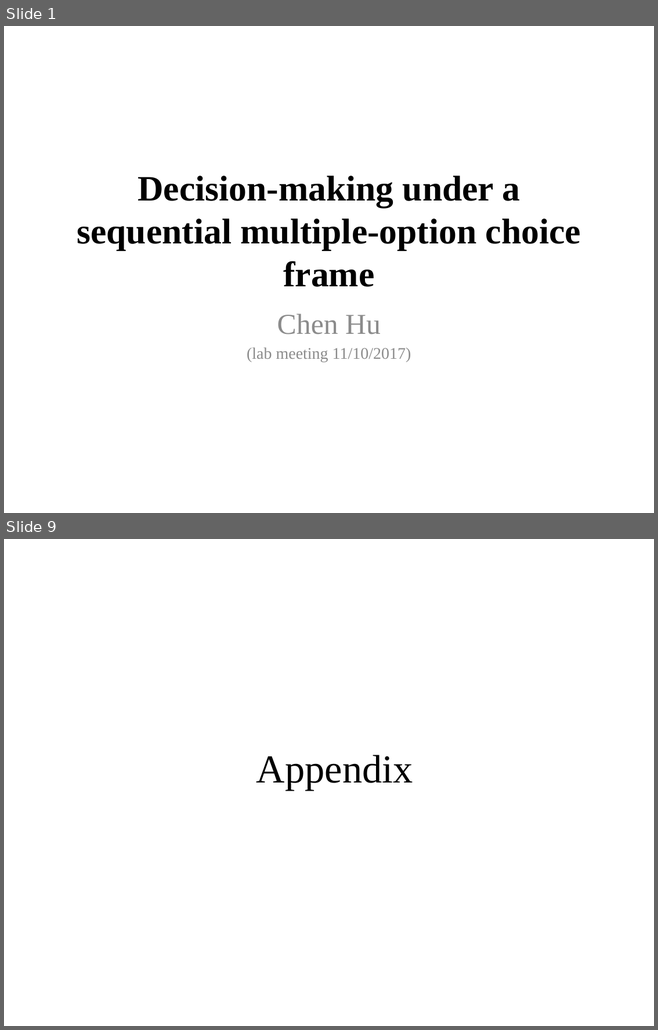
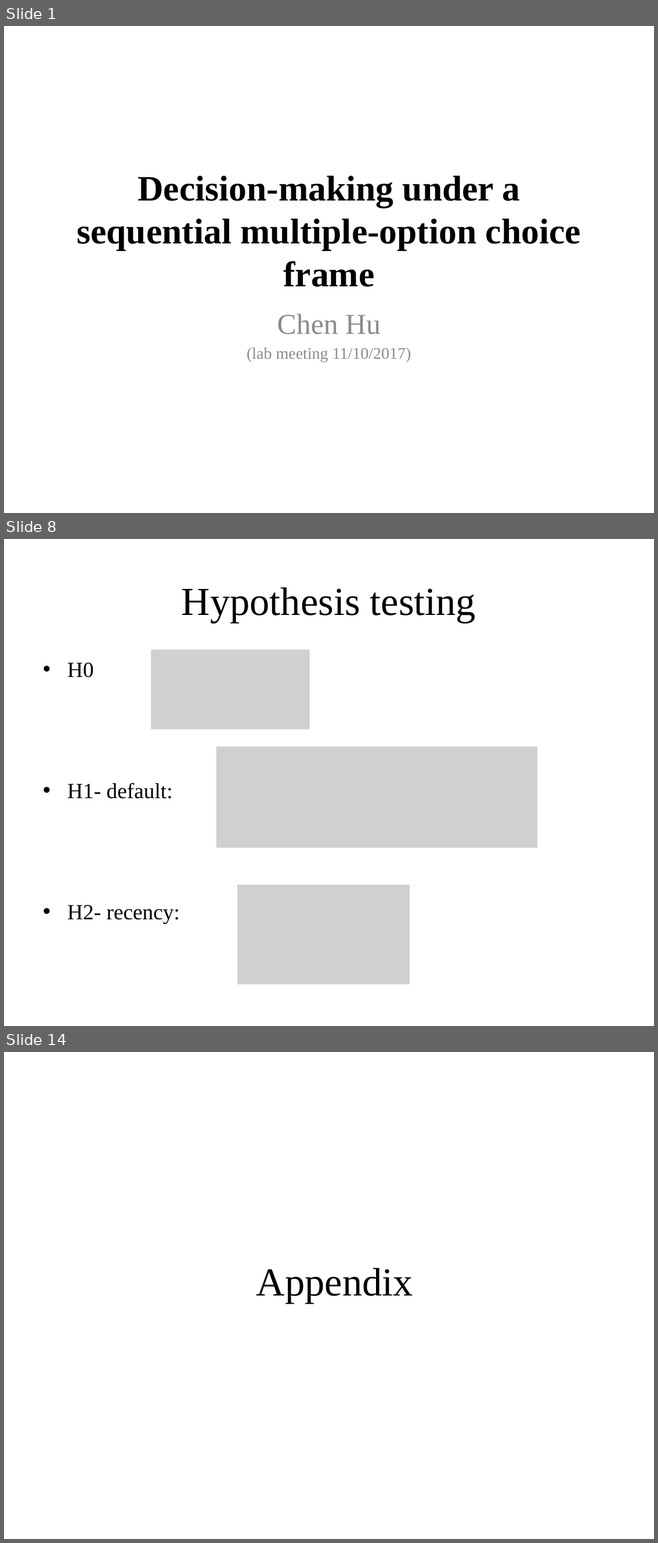
Before and after one commit to imemoof/-sdm, a slide deck: Lab_meeting1110.pptx. Shown one above the other, each under a label of ours: slides 1 and 9 before the commit, slides 1, 8 and 14 after it; the slides between them are not shown. The pictures are 658x1030 and 658x1543 pixels, drawn with LibreOffice and Linux fonts; fonts in the diff are those of the drawing; grey boxes stand for pictures. Boxes give left, top, right and bottom in pixels: in the first picture for what was removed or moved away, otherwise in the second. Text is boxed around its words. In the diff, an @@ line names an element or a change of style, - is before the commit and + after.

```diff
--- a/Lab_meeting1110.pptx
+++ b/Lab_meeting1110.pptx
@@ slide 8 added at [4,539,654,1026], background #FFFFFF @@
@@ title added at [181,587,476,623], 44 pt, text #000000 @@
+Hypothesis testing
@@ picture added at [151,649,309,729] @@
@@ text added at [67,663,180,924], 24 pt, text #000000 @@
+• H0
+• H1- default:
+• H2- recency:
@@ picture added at [216,747,538,848] @@
@@ picture added at [237,885,409,984] @@
@@ what was slide 9 is now slide 14 @@
```
Also in this commit, not shown: 4 slides changed, 7 other slides added, 2 slides removed, 36 other files.
